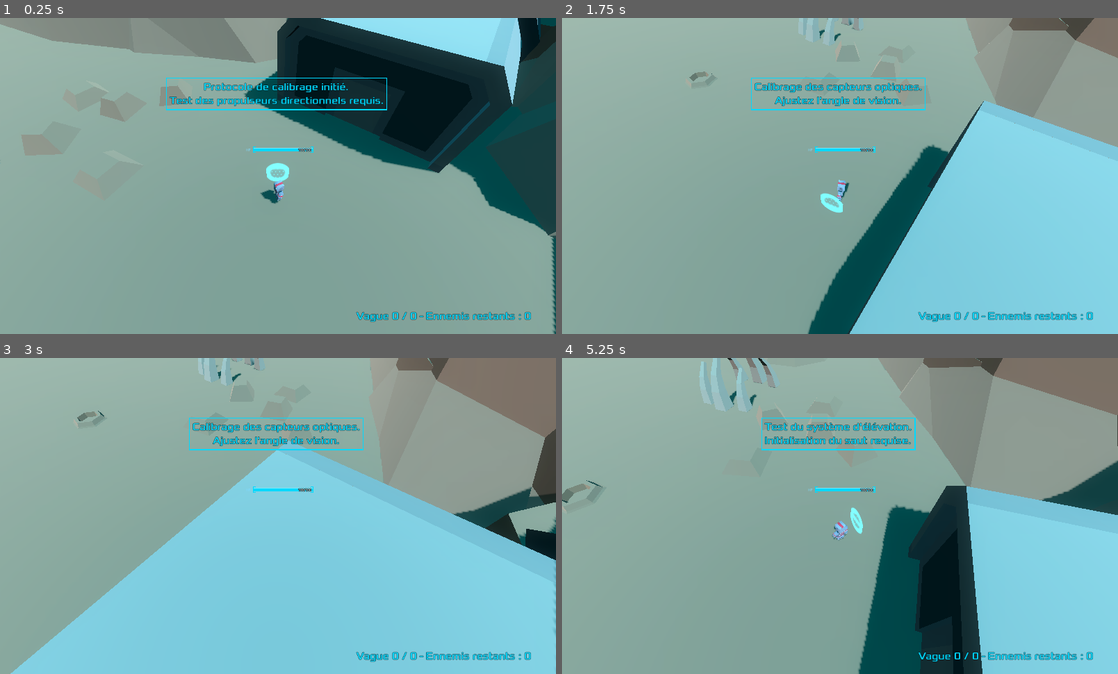
Above: before the commit, frames 1-4 (two rows, left to right).
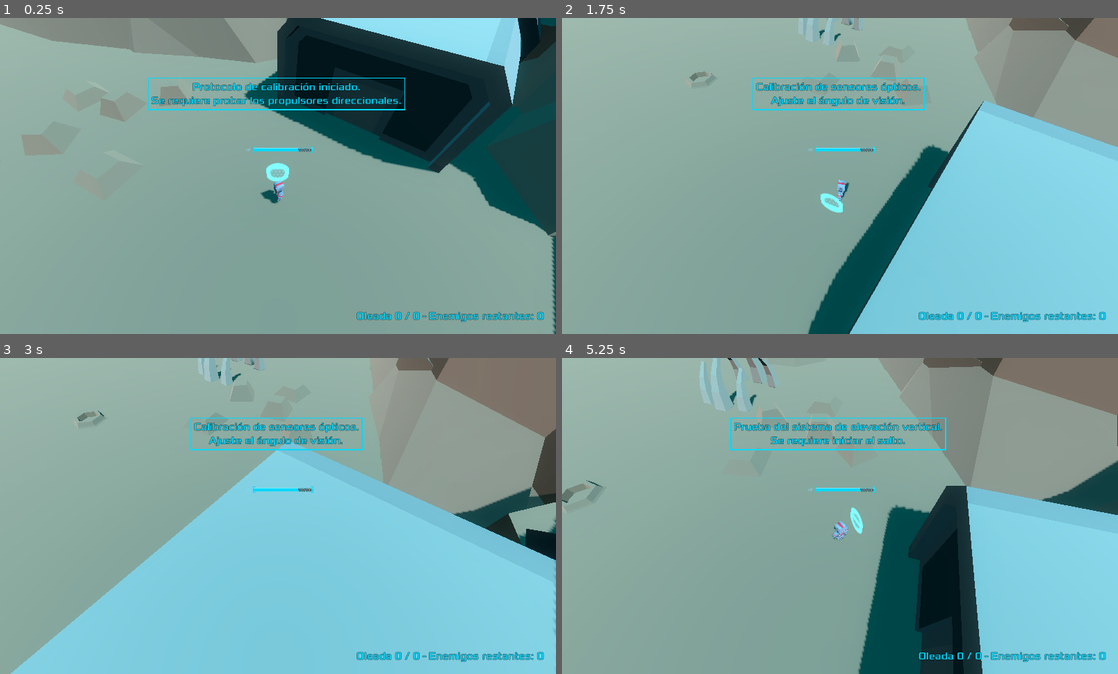
Above: after the commit, the same moments.

Repository: RayL4D/Rebound-Protocol
Game: Godot game, scene res://scenes/levels/arena_base.tscn
Same seed, same stepped clock (60 frames per second), same inputs: the game is played once before the commit and once after it.
Inputs (mouse positions are in pixels of both pictures, inside the frame that each line leads up to):
- Up to frame 1 (0.25 s): no input
- Up to frame 2 (1.75 s): tap Enter at 0.5 s; move the mouse to (962, 160) at 0.52 s; hold D (move_right) 0.53-1.25 s; tap Q (cam_orbit_left) at 0.6 s; click (962, 160) at 0.67 s; tap Space (jump) at 0.77 s; drag from (728, 191) to (812, 239) at 1.27 s
- Up to frame 3 (3 s): move the mouse to (333, 446) at 2.02 s; hold D (move_right) 2.03-2.75 s; click (333, 446) at 2.1 s; drag from (250, 579) to (111, 468) at 2.77 s
- Up to frame 4 (5.25 s): tap Space (jump) at 3.5, 3.77 s; move the mouse to (1006, 563) at 3.52 s; hold A (move_left) 3.53-4.25 s; tap E (cam_orbit_right) at 3.6 s; drag from (673, 468) to (756, 437) at 4.27 s; move the mouse to (867, 516) at 5.02 s; hold S (move_backward) from 5.03 s (still down); tap Q (cam_orbit_left) at 5.1 s; click (867, 516) at 5.17 s

The runs differ from the first frame. In frame 1, 1.7% of the frame differs, in the area x 26-98%, y 18-97%; in frame 2, 1.5%; in frame 3, 1.5%; in frame 4, 1.7%.

Commit message:
Replacement of text with column's id from translations.csv

Diff:
--- a/project.godot
+++ b/project.godot
@@ -73,6 +73,10 @@
 ]
 }
 
+[internationalization]
+
+locale/translations=PackedStringArray("res://data/translations.en.translation", "res://data/translations.es.translation", "res://data/translations.fr.translation")
+
 [layer_names]
 
 3d_physics/layer_1="player"
--- a/scenes/ui/HUD.tscn
+++ b/scenes/ui/HUD.tscn
@@ -83,7 +83,7 @@
 [node name="WaveLabel" type="Label" parent="WaveContainer/GridContainer" unique_id=355252361]
 unique_name_in_owner = true
 layout_mode = 2
-text = "Vague 0 / 0"
+text = "WAVE_HUD"
 label_settings = SubResource("LabelSettings_6ll6g")
 horizontal_alignment = 2
 
@@ -96,5 +96,5 @@
 [node name="EnemiesLabel" type="Label" parent="WaveContainer/GridContainer" unique_id=1107192269]
 unique_name_in_owner = true
 layout_mode = 2
-text = "Ennemis restants : 0"
+text = "ENEMIES_HUD"
 label_settings = SubResource("LabelSettings_ig75s")
--- a/scripts/levels/arena_base.gd
+++ b/scripts/levels/arena_base.gd
@@ -10,6 +10,12 @@
 
 
 func _ready() -> void:
+
+	#var locale = OS.get_locale_language()
+	#TranslationServer.set_locale(locale)
+
+	TranslationServer.set_locale("es") # Anglais pour le test
+
 	_add_collision_recursive(self)
 
 	# --- Labels HUD ---
@@ -24,9 +30,9 @@
 	# --- Vagues ---
 	var waves: Array[WaveManager.WaveData] = [
 		WaveManager.WaveData.new(1, 1, ""),   # Ennemi test post-tuto
-		WaveManager.WaveData.new(1, 1, "Vague 1 — Pare et contre-attaque !"),
-		WaveManager.WaveData.new(2, 1, "Vague 2 — Deux ennemis, reste mobile !"),
-		WaveManager.WaveData.new(3, 2, "Vague finale — trois ennemis, deux vaisseaux !"),
+		WaveManager.WaveData.new(1, 1, tr("WAVE_MSG_1")),
+		WaveManager.WaveData.new(2, 1, tr("WAVE_MSG_2")),
+		WaveManager.WaveData.new(3, 2, tr("WAVE_MSG_FINAL")),
 	]
 	wave_manager.setup_waves(waves)
 
--- a/scripts/levels/tutorial_manager.gd
+++ b/scripts/levels/tutorial_manager.gd
@@ -46,31 +46,31 @@
 func _run_tutorial() -> void:
 	# Étape 1 : Mouvement
 	_moved = false
-	_show(1, "Protocole de calibrage initié.\nTest des propulseurs directionnels requis.")
+	_show(1, tr("TUTO_STEP_1"))
 	while not _moved: await get_tree().process_frame
-	_show(1, "Parfait !")
+	_show(1, tr("TUTO_PERFECT"))
 	await _pause(1.0)
 
 	# Étape 2 : Caméra (Simple pause car pas de détection logicielle ici)
-	_show(2, "Calibrage des capteurs optiques.\nAjustez l'angle de vision.")
+	_show(2, tr("TUTO_STEP_2"))
 	await _pause(3.5)
 
 	# Étape 3 : Saut
 	_jumped = false
-	_show(3, "Test du système d'élévation.\nInitialisation du saut requise.")
+	_show(3, tr("TUTO_STEP_3"))
 	while not _jumped: await get_tree().process_frame
-	_show(3, "Bien joué !")
+	_show(3, tr("TUTO_GOOD_JOB"))
 	await _pause(1.0)
 
 	# Étape 4 : Parade
 	_parried = false
-	_show(4, "Calibrage du bouclier cinétique.\nInterceptez le projectile.")
+	_show(4, tr("TUTO_STEP_4"))
 	while not _parried: await get_tree().process_frame
-	_show(4, "Excellent !")
+	_show(4, tr("TUTO_EXCELLENT"))
 	await _pause(1.0)
 
 	# Étape 5 : Fin
-	_show(5, "Calibrage terminé !\nUn vaisseau ennemi approche...")
+	_show(5, tr("TUTO_STEP_5"))
 	await _pause(2.5)
 
 	_hide()
@@ -83,7 +83,7 @@
 
 func _show(step: int, msg: String) -> void:
 	if _panel: _panel.visible = true
-	if _step_label: _step_label.text = "%d / %d" % [step, TOTAL_STEPS]
+	if _step_label: _step_label.text = tr("HUD_WAVE_COUNT") % [step, TOTAL_STEPS]
 	if _message_label: _message_label.text = msg
 
 
--- a/scripts/levels/wave_manager.gd
+++ b/scripts/levels/wave_manager.gd
@@ -77,7 +77,12 @@
 	_current_wave = index
 	var wave: WaveData = _waves[index]
 
-	_show_message("Vague %d / %d\n%s" % [index + 1, _waves.size(), wave.message])
+	var final_text = tr("HUD_WAVE_COUNT") % [index + 1, _waves.size()]
+
+	if wave.message != null and wave.message != "":
+		final_text += "\n" + tr(wave.message)
+
+	_show_message(final_text)
 	_update_wave_label()
 
 	await get_tree().create_timer(2.5).timeout
@@ -151,20 +156,20 @@
 
 
 func _on_wave_cleared() -> void:
-	_show_message("Vague %d terminée !" % (_current_wave + 1))
+	_show_message(tr("WAVE_CLEARED") % (_current_wave + 1))
 	await get_tree().create_timer(2.0).timeout
 	_hide_message()
 	_start_wave(_current_wave + 1)
 
 
 func _on_player_died() -> void:
-	_show_message("Tu es mort.\nRetour à la vague 1...")
+	_show_message(tr("UI_DEATH_MSG"))
 	await get_tree().create_timer(2.5).timeout
 	get_tree().reload_current_scene()
 
 
 func _on_all_waves_cleared() -> void:
-	_show_message("Arène terminée !\nBravo !")
+	_show_message(tr("ALL_WAVES_CLEARED"))
 
 
 # =============================================================
@@ -173,7 +178,7 @@
 
 func _update_wave_label() -> void:
 	if _wave_label:
-		_wave_label.text = "Vague %d / %d" % [_current_wave + 1, _waves.size()]
+		_wave_label.text = tr("HUD_WAVE_COUNT") % [_current_wave + 1, _waves.size()]
 
 
 func _show_message(msg: String) -> void:
@@ -190,4 +195,4 @@
 
 func _update_enemies_label() -> void:
 	if _enemies_label:
-		_enemies_label.text = "Ennemis restants : %d" % _enemies_alive
+		_enemies_label.text = tr("HUD_ENEMIES_LEFT") % _enemies_alive
--- a/scripts/ui/GameOver.gd
+++ b/scripts/ui/GameOver.gd
@@ -80,17 +80,17 @@
 
 func show_game_over() -> void:
 	_accent_color   = COLOR_RED
-	_title.text     = "GAME OVER"
-	_subtitle.text  = "— system neutralized —"
-	_btn_retry.text = "[ RETRY ]"
+	_title.text     = tr("UI_GAME_OVER")
+	_subtitle.text  = tr("UI_SYS_NEUTRALIZED")
+	_btn_retry.text = tr("UI_RETRY")
 	_play_death_sequence()
 
 
 func show_victory() -> void:
 	_accent_color   = COLOR_GOLD
-	_title.text     = "VICTOIRE"
-	_subtitle.text  = "— threat neutralized —"
-	_btn_retry.text = "[ PLAY AGAIN ]"
+	_title.text     = tr("UI_VICTORY")
+	_subtitle.text  = tr("UI_THREAT_CLEARED")
+	_btn_retry.text = tr("UI_PLAY_AGAIN")
 	_play_death_sequence()
 
 
@@ -215,11 +215,11 @@
 	_panel.add_child(tip)
 
 	# Boutons
-	_btn_retry = _make_button("[ RETRY ]", Vector2(90.0, 163.0), Vector2(200.0, 38.0), true)
+	_btn_retry = _make_button(tr("UI_RETRY"), Vector2(90.0, 163.0), Vector2(200.0, 38.0), true)
 	_btn_retry.pressed.connect(_on_retry)
 	_panel.add_child(_btn_retry)
 
-	_btn_quit = _make_button("QUIT", Vector2(90.0, 210.0), Vector2(200.0, 30.0), false)
+	_btn_quit = _make_button(tr("UI_QUIT"), Vector2(90.0, 210.0), Vector2(200.0, 30.0), false)
 	_btn_quit.pressed.connect(_on_quit)
 	_panel.add_child(_btn_quit)
 
